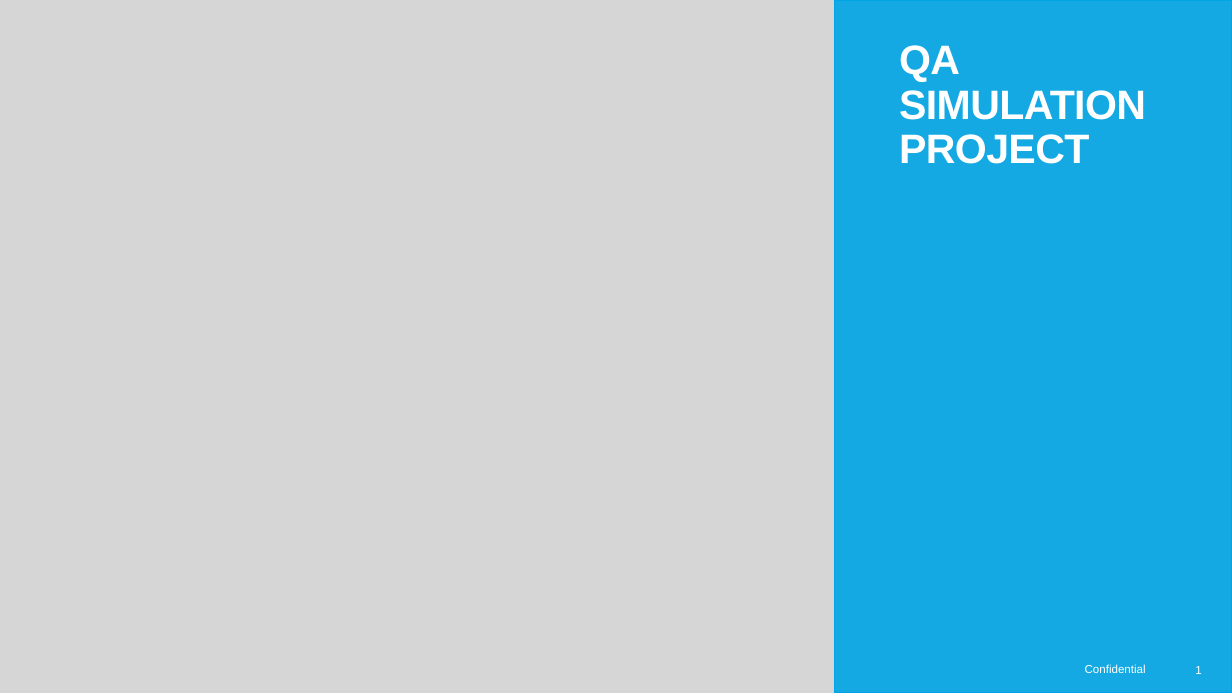
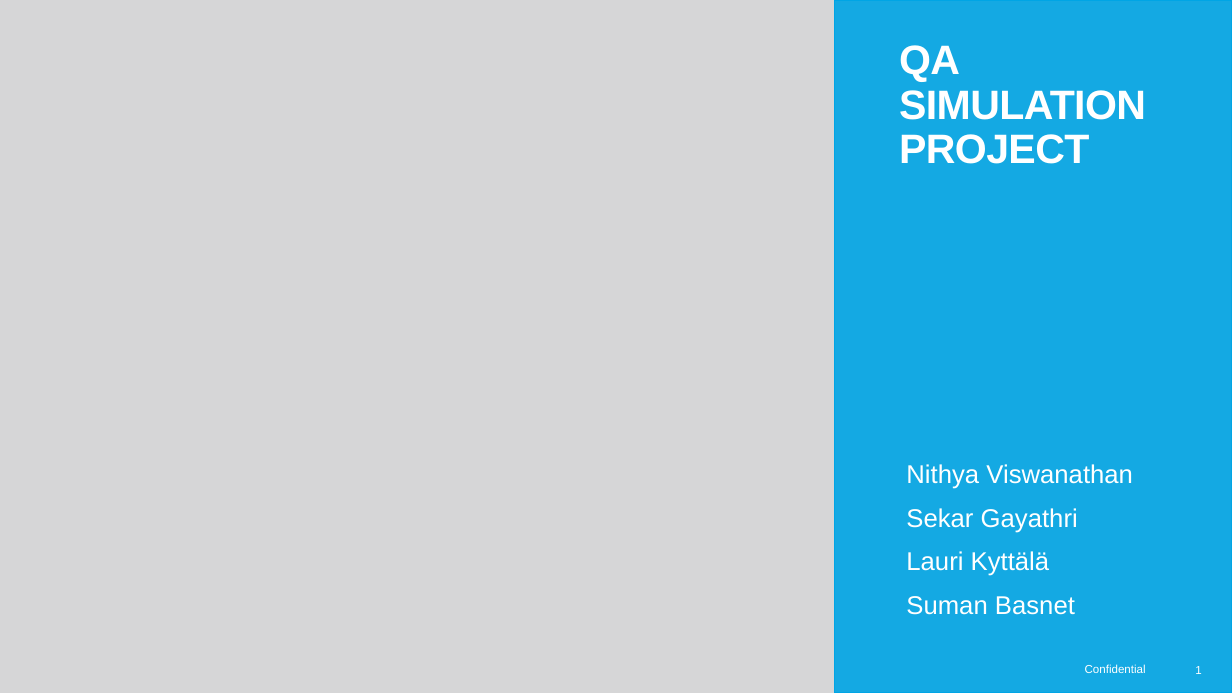
Before and after one commit to lasse1900/test_assignment_30032022, a slide deck: slide 1 of QA SIMULATION PROJECT.pptx. Drawn at 1232x693 pixels with LibreOffice and Linux fonts; fonts in the diff are those of the drawing; background and template pictures are left out. Boxes give left, top, right and bottom in pixels: in the first picture for what was removed or moved away, otherwise in the second. Text is boxed around its words. In the diff, an @@ line names an element or a change of style, - is before the commit and + after.

Commit message:
added more info to project powerpoint slides

```diff
--- a/QA SIMULATION PROJECT.pptx
+++ b/QA SIMULATION PROJECT.pptx
@@ text added at bbox=[906, 464, 1133, 615], 20 pt, text #FFFFFF @@
+Nithya Viswanathan
+Sekar Gayathri
+Lauri Kyttälä
+Suman Basnet
```
Also in this commit, not shown: 6 other slides changed.
